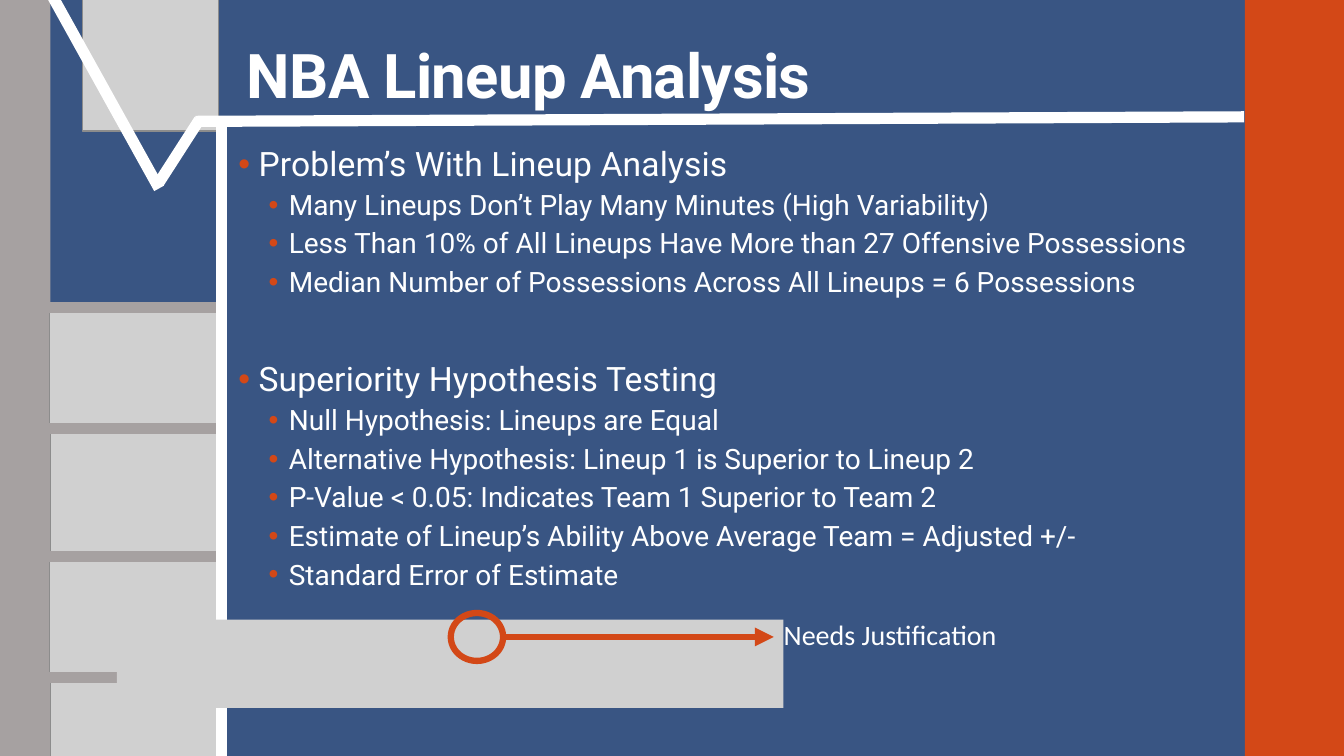
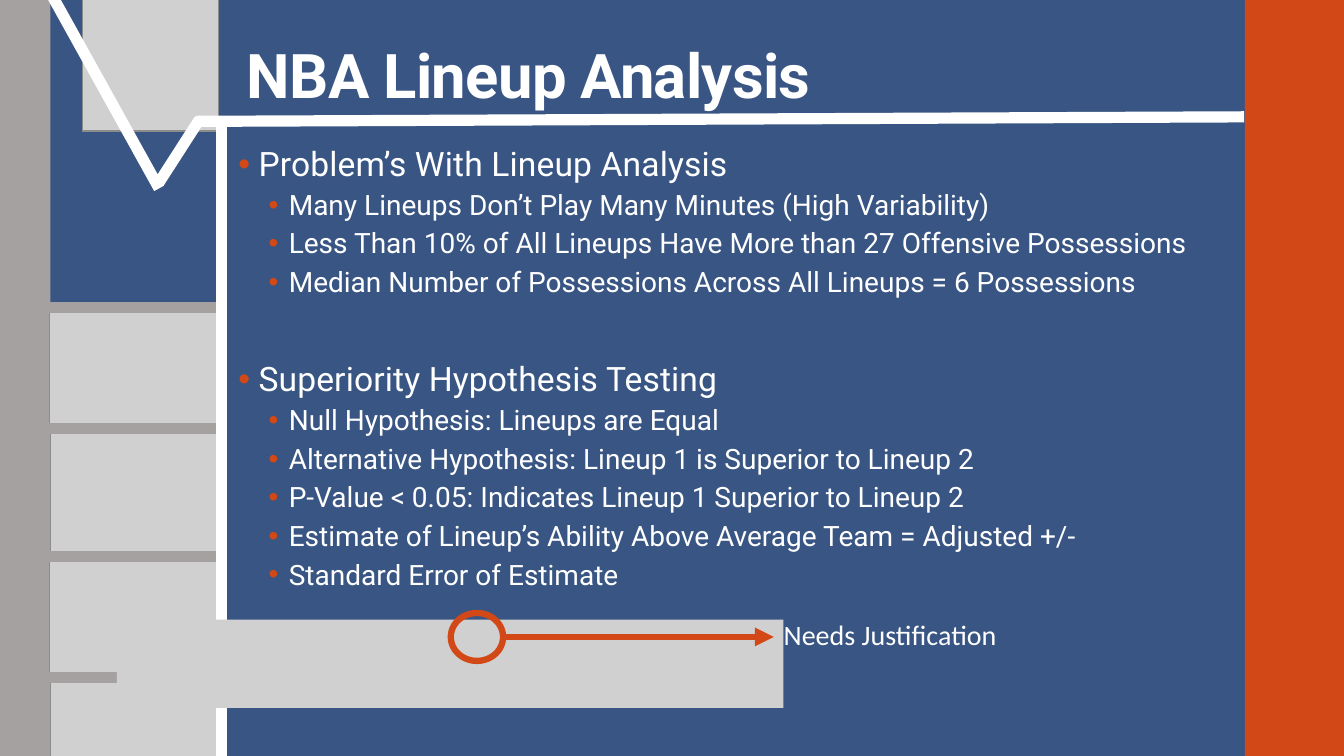
Before and after one commit to SuperMarioGiacomazzo/STOR538_WEBSITE, a slide deck: slide 6 of Slides/Basketball 3/Basketball_3_Lecture.pptx. Drawn at 1344x756 pixels with LibreOffice and Linux fonts; fonts in the diff are those of the drawing; grey boxes stand for pictures. Boxes give left, top, right and bottom in pixels: in the first picture for what was removed or moved away, otherwise in the second. Text is boxed around its words. In the diff, an @@ line names an element or a change of style, - is before the commit and + after.

```diff
--- a/Slides/Basketball 3/Basketball_3_Lecture.pptx
+++ b/Slides/Basketball 3/Basketball_3_Lecture.pptx
@@ text at [289, 486, 964, 513]: text changed @@
-  • P-Value < 0.05: Indicates Team 1 Superior to Team 2
+  • P-Value < 0.05: Indicates Lineup 1 Superior to Lineup 2
```
Also in this commit, not shown: 1 other file.
